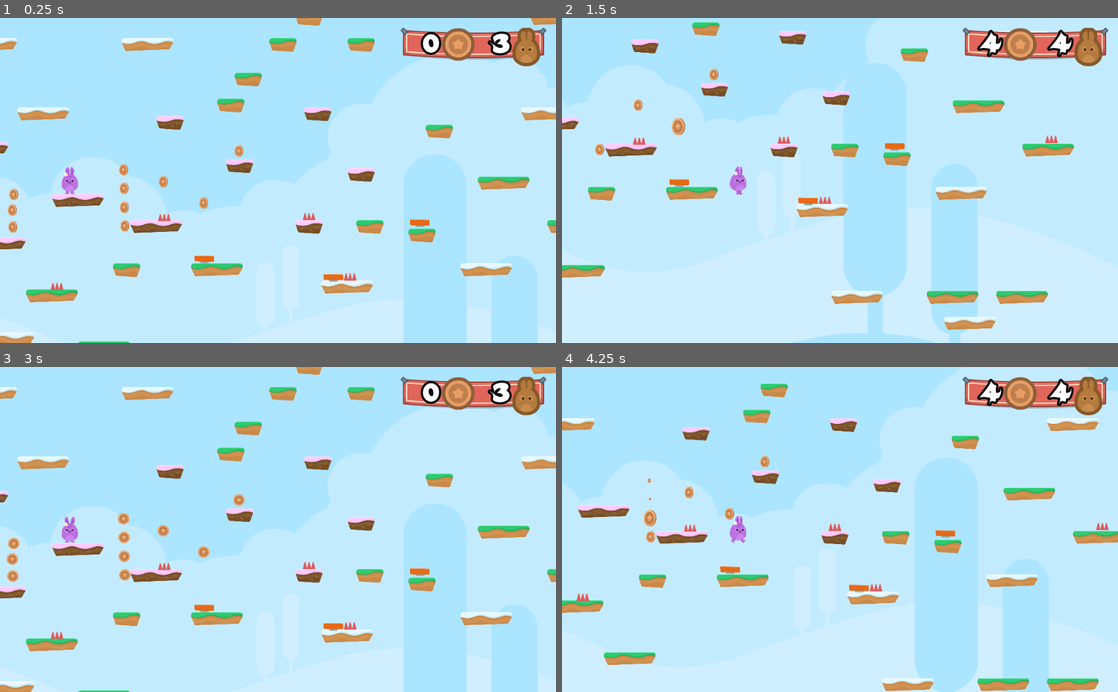
Above: before the commit, frames 1-4 (two rows, left to right).
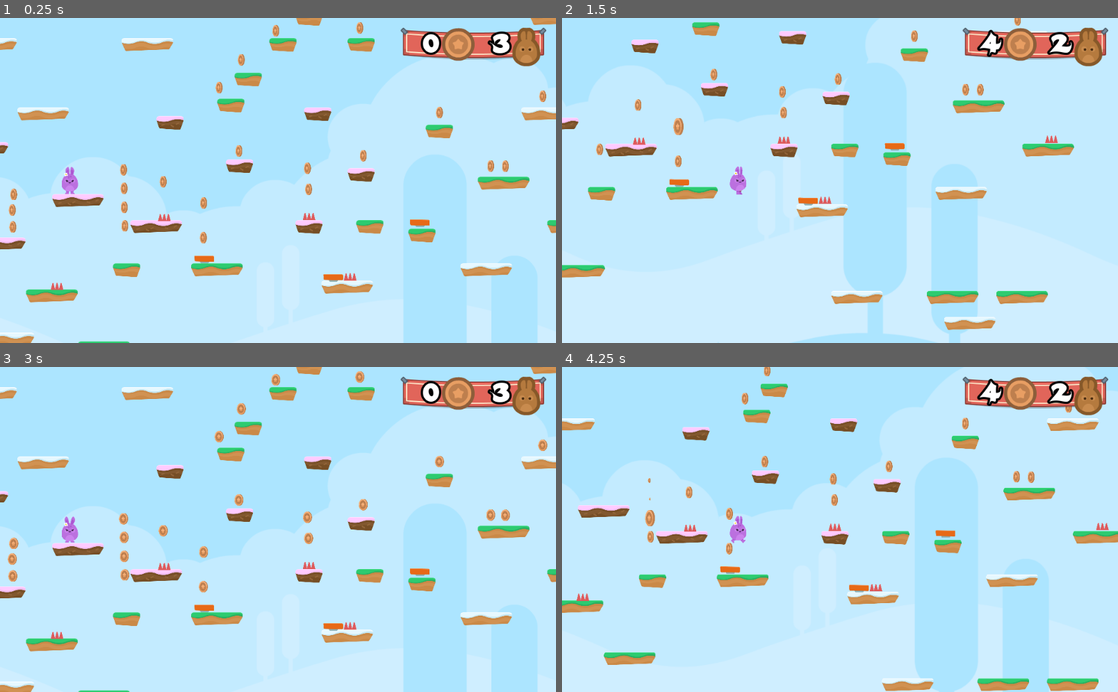
Above: after the commit, the same moments.

Repository: sandoche/Godot-learning-udemy
Game: Godot game, scene res://Levels/Level1.tscn
Same seed, same stepped clock (60 frames per second), same inputs: the game is played once before the commit and once after it.
Inputs (mouse positions are in pixels of both pictures, inside the frame that each line leads up to):
- Up to frame 1 (0.25 s): no input
- Up to frame 2 (1.5 s): hold D (right) from 0.53 s (still down); tap Z (jump) at 0.77 s
- Up to frame 3 (3 s): tap Z (jump) at 1.52 s; release D (right) at 2.03 s; hold Q (left) 2.03-2.75 s; click (189, 575) at 2.75 s
- Up to frame 4 (4.25 s): hold D (right) from 3.53 s (still down); tap Z (jump) at 3.77 s

The runs differ from the first frame. In frame 1, 0.7% of the frame differs, in the area x 1-99%, y 1-70%; in frame 2, 0.6%; in frame 3, 0.9%; in frame 4, 0.7%.

Commit message:
:sparkles: Adding coins

Diff:
--- a/HoppyDays/Items/Coin.tscn
+++ b/HoppyDays/Items/Coin.tscn
@@ -62,7 +62,6 @@
 [node name="AnimatedSprite" type="AnimatedSprite" parent="."]
 frames = SubResource( 1 )
 animation = "spin"
-frame = 5
 playing = true
 
 [node name="Area2D" type="Area2D" parent="."]
--- a/HoppyDays/Levels/Level1.tscn
+++ b/HoppyDays/Levels/Level1.tscn
@@ -64,6 +64,54 @@
 [node name="Coin10" parent="Coins" instance=ExtResource( 8 )]
 position = Vector2( 1500.34, 513.216 )
 
+[node name="Coin11" parent="Coins" instance=ExtResource( 8 )]
+position = Vector2( 1498.22, 769.606 )
+
+[node name="Coin12" parent="Coins" instance=ExtResource( 8 )]
+position = Vector2( 1614.76, -338.592 )
+
+[node name="Coin13" parent="Coins" instance=ExtResource( 8 )]
+position = Vector2( 1777.92, -544.128 )
+
+[node name="Coin14" parent="Coins" instance=ExtResource( 8 )]
+position = Vector2( 2032.19, -758.139 )
+
+[node name="Coin15" parent="Coins" instance=ExtResource( 8 )]
+position = Vector2( 2650.91, -779.329 )
+
+[node name="Coin16" parent="Coins" instance=ExtResource( 8 )]
+position = Vector2( 2273.74, 411.508 )
+
+[node name="Coin17" parent="Coins" instance=ExtResource( 8 )]
+position = Vector2( 2265.27, 256.826 )
+
+[node name="Coin18" parent="Coins" instance=ExtResource( 8 )]
+position = Vector2( 2676.34, 163.593 )
+
+[node name="Coin19" parent="Coins" instance=ExtResource( 8 )]
+position = Vector2( 3237.86, -154.246 )
+
+[node name="Coin20" parent="Coins" instance=ExtResource( 8 )]
+position = Vector2( 3615.02, 239.875 )
+
+[node name="Coin21" parent="Coins" instance=ExtResource( 8 )]
+position = Vector2( 3723.09, 241.994 )
+
+[node name="Coin22" parent="Coins" instance=ExtResource( 8 )]
+position = Vector2( 3998.55, -275.024 )
+
+[node name="Coin23" parent="Coins" instance=ExtResource( 8 )]
+position = Vector2( 4798.55, 216.976 )
+
+[node name="Coin24" parent="Coins" instance=ExtResource( 8 )]
+position = Vector2( 4910.55, 196.976 )
+
+[node name="Coin25" parent="Coins" instance=ExtResource( 8 )]
+position = Vector2( 4848.55, 82.9756 )
+
+[node name="Coin26" parent="Coins" instance=ExtResource( 8 )]
+position = Vector2( 5416.55, -327.024 )
+
 [node name="Hazards" type="Node" parent="."]
 
 [node name="SpikeTop" parent="Hazards" instance=ExtResource( 3 )]
--- a/HoppyDays/State/GameState.gd
+++ b/HoppyDays/State/GameState.gd
@@ -2,7 +2,7 @@
 
 var lives = 3
 var coins = 0
-const target_number_of_coins = 2
+const target_number_of_coins = 10
 
 func _ready():
 	add_to_group("Gamestate")
